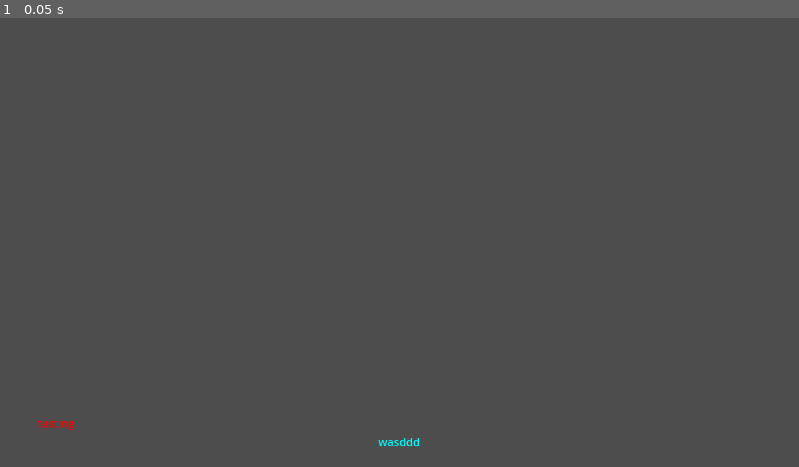
Above: before the commit, frame 1.
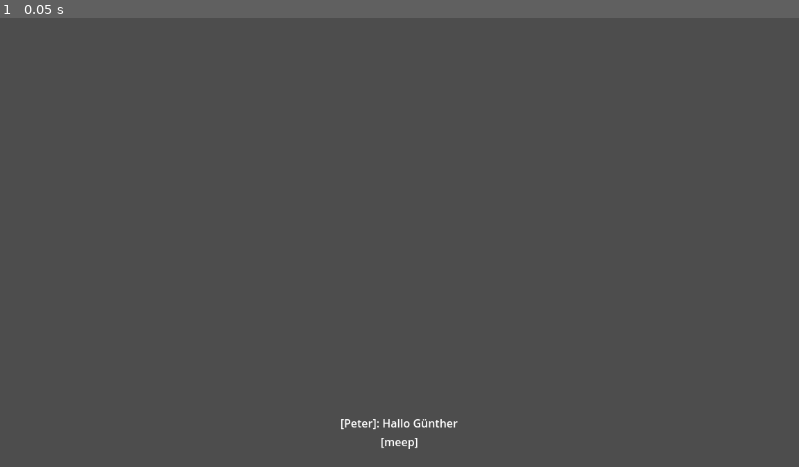
Above: after the commit, the same moment.

Repository: betalars/godot-closed-captions
Game: Godot game, scene res://testing.tscn
Same seed, same stepped clock (60 frames per second), same inputs: the game is played once before the commit and once after it. The project has no main scene, so this scene is started directly. Sound files missing from this copy of the repository are replaced by a short silence.
Inputs:
- Up to frame 1 (0.05 s): no input

The runs differ from the first frame. In frame 1, 0.3% of the frame differs, in the area x 4-58%, y 89-96%.
Error in both runs: Out of bounds get index '0' (on base: 'Array[CaptionDisplay]') (res://addons/closed_captions/caption_server.gd:14)

Commit message:
test scene bump

Diff:
--- a/testing.tscn
+++ b/testing.tscn
@@ -193,6 +193,28 @@
 captions = Array[ExtResource("2_o8vlo")]([SubResource("Resource_wa64w"), SubResource("Resource_5fdjd"), SubResource("Re …(388 unchanged characters)…
 audio_stream = ExtResource("1_f0dlp")
 
+[sub_resource type="Resource" id="Resource_aqjes"]
+script = ExtResource("2_o8vlo")
+text = "Hallo Günther"
+position = 3
+speaker_name = "Peter"
+speaker_color = 0
+speaker_format = 0
+extra_formatting = ""
+delay = 0.0
+duration = 0.0
+
+[sub_resource type="Resource" id="Resource_djbae"]
+script = ExtResource("2_o8vlo")
+text = "meep"
+position = 3
+speaker_name = ""
+speaker_color = 0
+speaker_format = 0
+extra_formatting = ""
+delay = 0.0
+duration = 0.0
+
 [sub_resource type="GDScript" id="GDScript_f5scj"]
 script/source = "extends RichTextLabel
 
@@ -225,7 +247,7 @@
 
 [node name="CanvasLayer" type="CanvasLayer" parent="."]
 
-[node name="Container" type="MarginContainer" parent="CanvasLayer"]
+[node name="CaptionDisplay" type="MarginContainer" parent="CanvasLayer"]
 anchors_preset = 15
 anchor_right = 1.0
 anchor_bottom = 1.0
@@ -235,26 +257,31 @@
 theme_override_constants/margin_right = 50
 theme_override_constants/margin_bottom = 25
 script = ExtResource("5_y6mi8")
-
-[node name="VBoxContainer" type="VBoxContainer" parent="CanvasLayer/Container"]
-layout_mode = 2
+displaying = Array[ExtResource("2_o8vlo")]([SubResource("Resource_aqjes"), SubResource("Resource_djbae")])
+
+[node name="AudioStreamPlayer2D" type="AudioStreamPlayer2D" parent="."]
+
+[node name="VBoxContainer" type="VBoxContainer" parent="AudioStreamPlayer2D"]
+offset_left = 50.0
+offset_right = 1102.0
+offset_bottom = 623.0
 alignment = 2
 
-[node name="RichTextLabel" type="RichTextLabel" parent="CanvasLayer/Container/VBoxContainer"]
+[node name="RichTextLabel" type="RichTextLabel" parent="AudioStreamPlayer2D/VBoxContainer"]
+visible = false
 layout_mode = 2
 bbcode_enabled = true
 text = "[color=red] testing [/color]"
 fit_content = true
 script = SubResource("GDScript_f5scj")
 
-[node name="RichTextLabel2" type="RichTextLabel" parent="CanvasLayer/Container/VBoxContainer"]
+[node name="RichTextLabel2" type="RichTextLabel" parent="AudioStreamPlayer2D/VBoxContainer"]
+visible = false
 layout_mode = 2
 bbcode_enabled = true
-text = "  [color=cyan]wasddd [/color] "
+text = "[center]   [color=cyan]wasddd [/color]  [center]"
 fit_content = true
 script = ExtResource("6_hjjn5")
 caption = SubResource("Resource_ilb7m")
 is_compact = true
 include_name = false
-
-[node name="AudioStreamPlayer2D" type="AudioStreamPlayer2D" parent="."]
Not shown: 1 places in testing.tscn that only renumber resources
